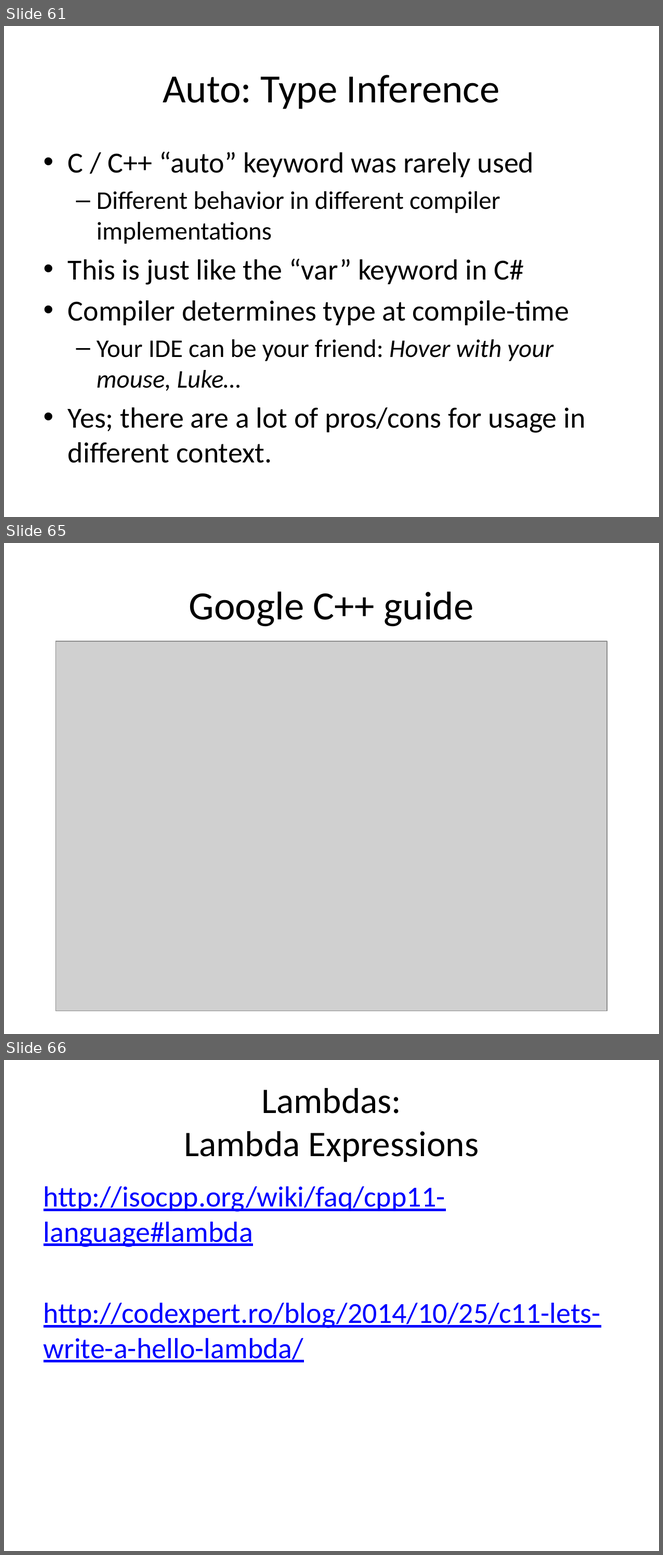
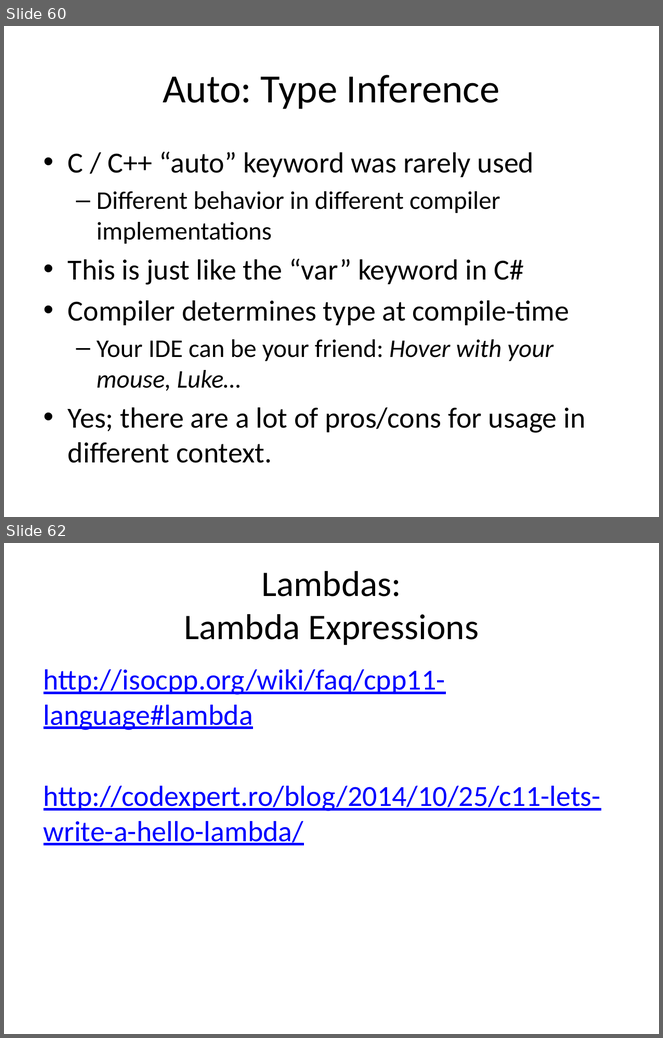
Before and after one commit to fellmad/FunWithCpp11, a slide deck: doc/Fun_with_C++11.pptx. Shown one above the other, each under a label of ours: slides 61, 65 and 66 before the commit, slides 60 and 62 after it; the slides between them are not shown. The pictures are 663x1555 and 663x1038 pixels, drawn with LibreOffice and Linux fonts; fonts in the diff are those of the drawing; grey boxes stand for pictures. Boxes give left, top, right and bottom in pixels: in the first picture for what was removed or moved away, otherwise in the second. Text is boxed around its words. In the diff, an @@ line names an element or a change of style, - is before the commit and + after.

```diff
--- a/doc/Fun_with_C++11.pptx
+++ b/doc/Fun_with_C++11.pptx
@@ slide 65 removed at (4,543,659,1034), background #FFFFFF @@
@@ title removed at (189,591,474,627) @@
-Google C++ guide
@@ picture removed at (56,641,607,1012) @@
@@ what was slide 61 is now slide 60 @@
@@ what was slide 66 is now slide 62 @@
```
Also in this commit, not shown: 8 slides changed, 2 slides added, 5 other slides removed, 2 other files.
